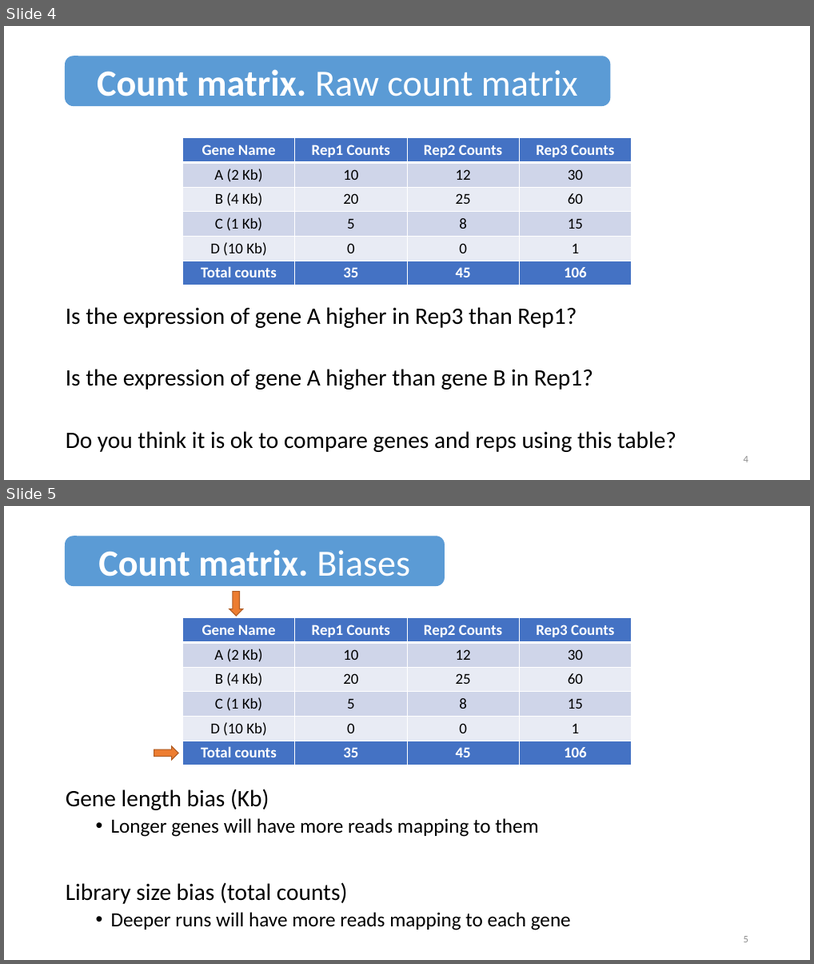
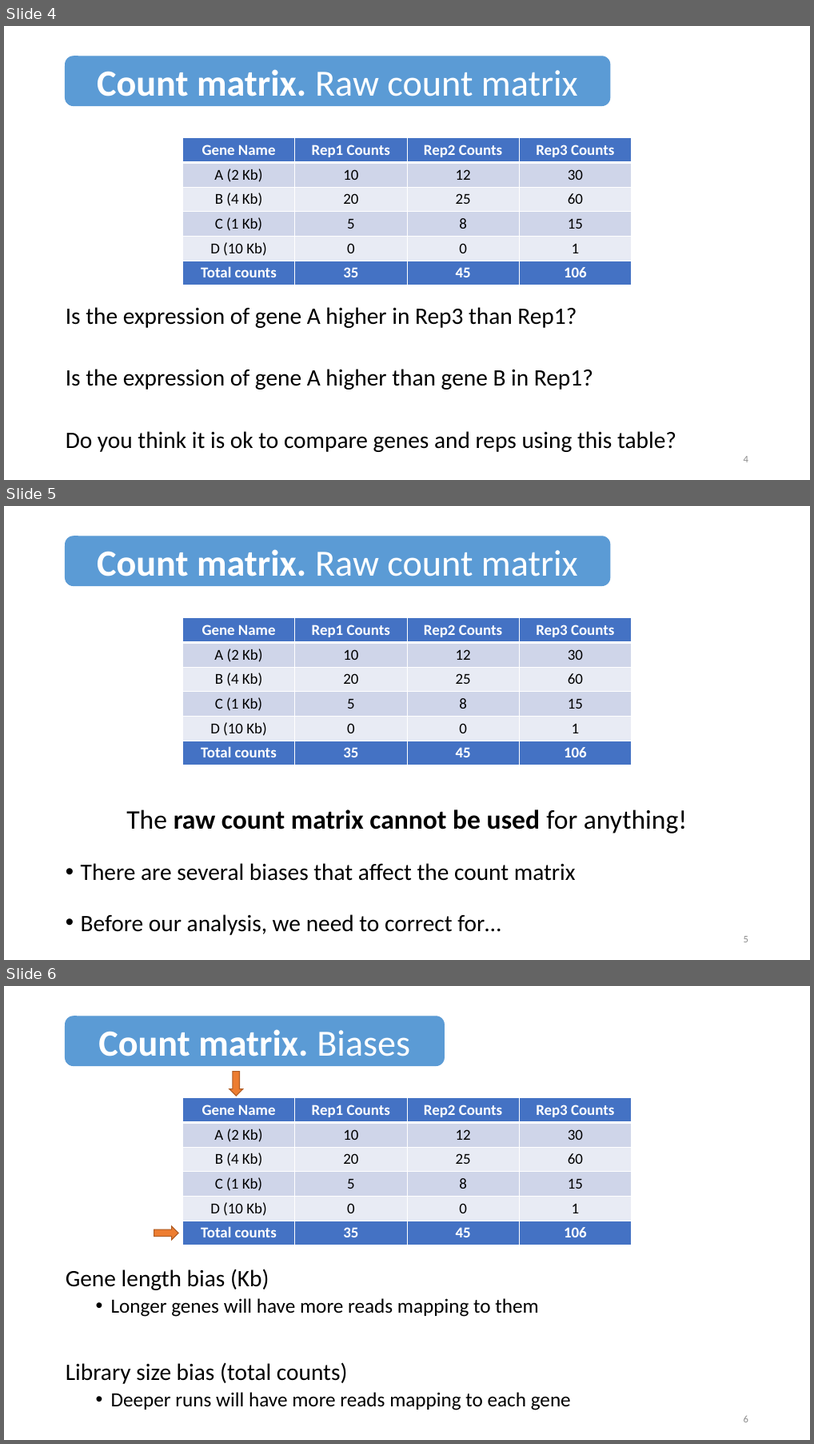
Before and after one commit to hds-sandbox/bulk_RNAseq_course, a slide deck: Slides/6_RNAseq_counts.pptx. Shown one above the other, each under a label of ours: slides 4 and 5 before the commit, slides 4, 5 and 6 after it. The pictures are 814x964 and 814x1444 pixels, drawn with LibreOffice and Linux fonts; fonts in the diff are those of the drawing. Boxes give left, top, right and bottom in pixels: in the first picture for what was removed or moved away, otherwise in the second. Text is boxed around its words. In the diff, an @@ line names an element or a change of style, - is before the commit and + after.

```diff
--- a/Slides/6_RNAseq_counts.pptx
+++ b/Slides/6_RNAseq_counts.pptx
@@ slide 5 added at bbox=[4, 506, 810, 960], background #FFFFFF @@
@@ rounded rectangle added at bbox=[65, 536, 610, 586], fill #5B9BD5, outline #5B9BD5 1 pt, 44 pt, text #FFFFFF @@
+Count matrix. Raw count matrix
@@ table added at bbox=[183, 618, 633, 765], 6 rows, 4 columns @@
+Gene Name | Rep1 Counts | Rep2 Counts | Rep3 Counts
+A (2 Kb) | 10 | 12 | 30
+B (4 Kb) | 20 | 25 | 60
+C (1 Kb) | 5 | 8 | 15
+D (10 Kb) | 0 | 0 | 1
+Total counts | 35 | 45 | 106
@@ text added at bbox=[81, 809, 687, 935], 28 pt, text #000000 @@
+The raw count matrix cannot be used for anything!
+• There are several biases that affect the count matrix
+• Before our analysis, we need to correct for…
@@ page number added at bbox=[744, 936, 749, 942], 12 pt, text #8C8C8C @@
+5
@@ what was slide 5 is now slide 6 @@
```
Also in this commit, not shown: 2 slides changed, 1 other slide added, 6 other files.
